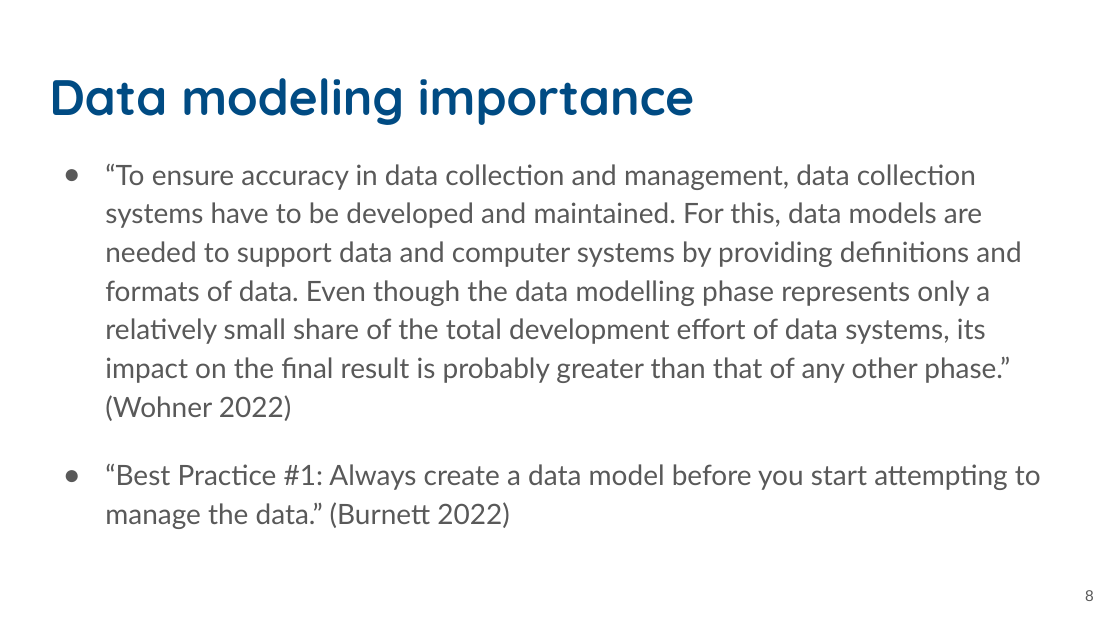
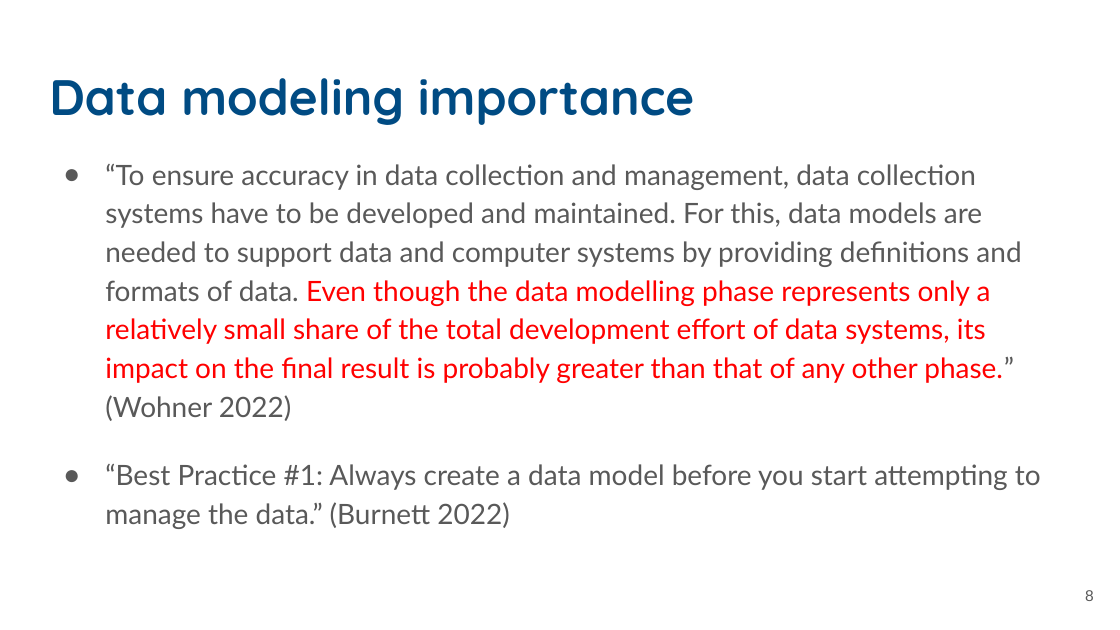
Before and after one commit to UCSB-Library-Research-Data-Services/bren-eds213, a slide deck: slide 8 of modules/week01/slides-01.pptx. Drawn at 1120x630 pixels with LibreOffice and Linux fonts; fonts in the diff are those of the drawing. Boxes give left, top, right and bottom in pixels: in the first picture for what was removed or moved away, otherwise in the second. Text is boxed around its words. In the diff, an @@ line names an element or a change of style, - is before the commit and + after.

```diff
--- a/modules/week01/slides-01.pptx
+++ b/modules/week01/slides-01.pptx
@@ text at (x1=105, y1=164, x2=1021, y2=421): text colour #595959 to #FF0000 in "Even though the data modelling phase represents ..." @@
```
Also in this commit, not shown: 10 other slides changed, 1 slide added.
